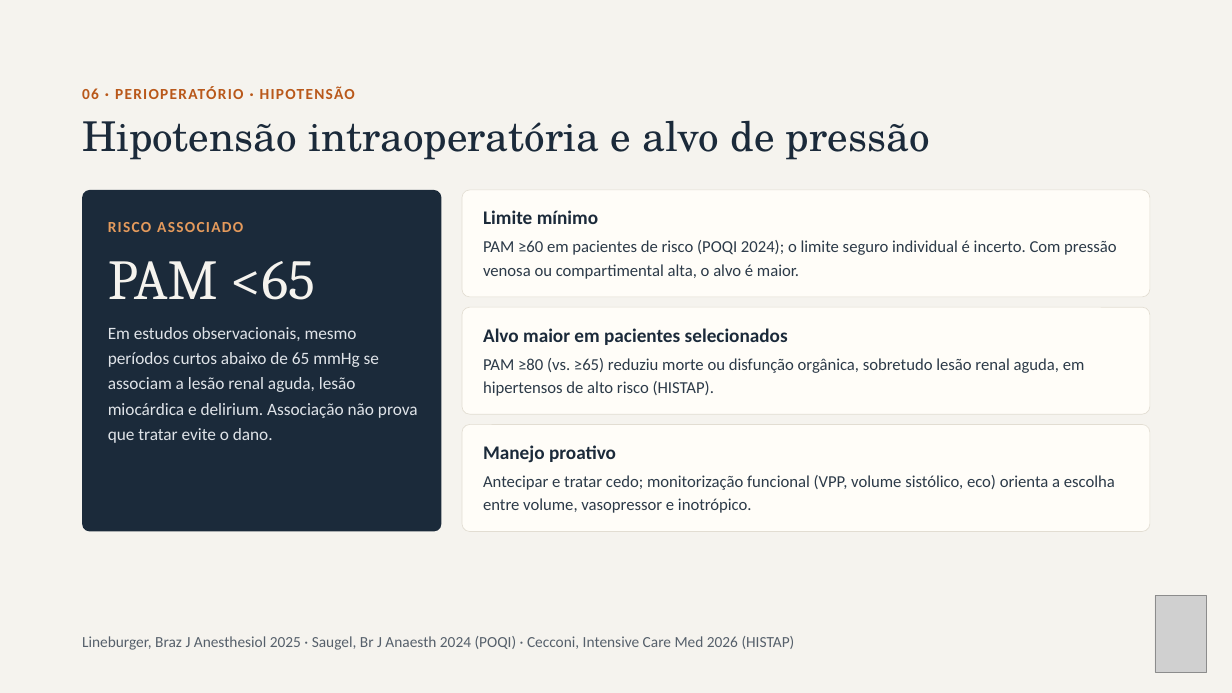
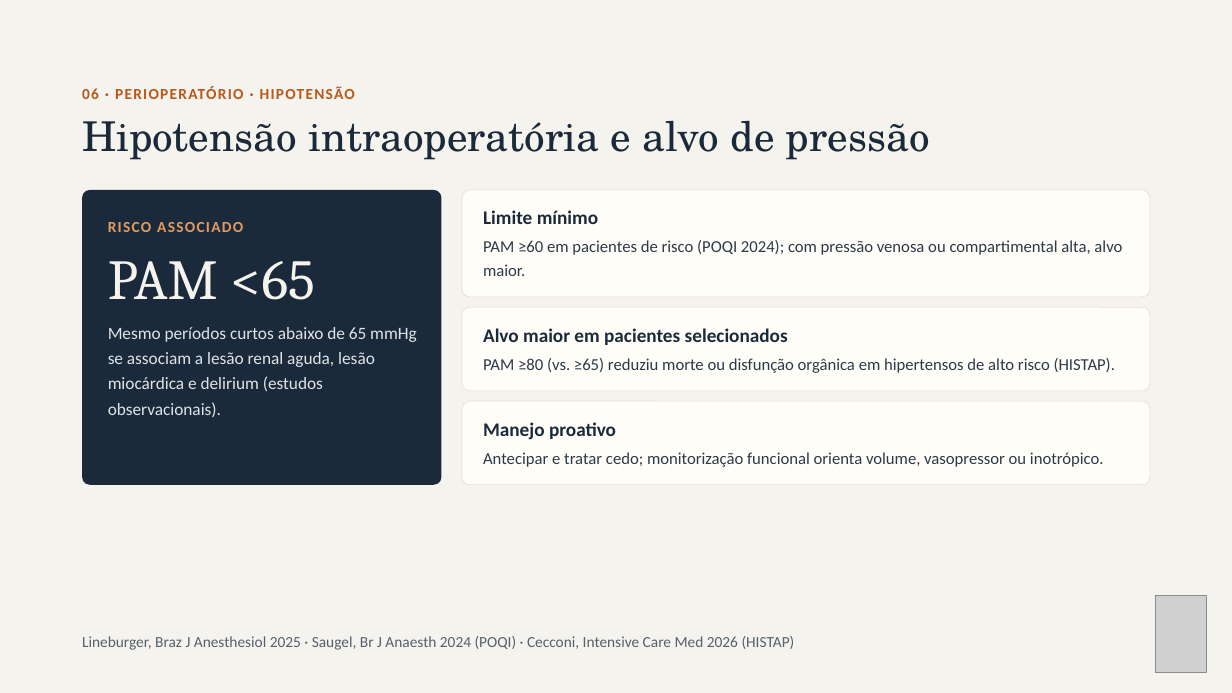
Before and after one commit to brunomoraesdubois-bit/Bruno, a slide deck: slide 17 of apresentacao/Aminas_Vasoativas.pptx (slide 18 before the commit). Drawn at 1232x693 pixels with LibreOffice and Linux fonts; fonts in the diff are those of the drawing; grey boxes stand for pictures. Boxes give left, top, right and bottom in pixels: in the first picture for what was removed or moved away, otherwise in the second. Text is boxed around its words. In the diff, an @@ line names an element or a change of style, - is before the commit and + after.

```diff
--- a/apresentacao/Aminas_Vasoativas.pptx
+++ b/apresentacao/Aminas_Vasoativas.pptx
@@ rounded rectangle: place and size @@
-rounded rectangle at bbox=[82, 190, 442, 532]
+rounded rectangle at bbox=[82, 190, 442, 485]
@@ text at bbox=[483, 240, 1122, 276]: text changed @@
-PAM ≥60 em pacientes de risco (POQI 2024); o limite seguro individual é incerto. Com pressão venosa ou compartimental alta, o alvo é maior.
+PAM ≥60 em pacientes de risco (POQI 2024); com pressão venosa ou compartimental alta, alvo maior.
@@ text at bbox=[108, 327, 416, 417]: text changed @@
-Em estudos observacionais, mesmo períodos curtos abaixo de 65 mmHg se associam a lesão renal aguda, lesão miocárdica e delirium. Associação não prova que tratar evite o dano.
+Mesmo períodos curtos abaixo de 65 mmHg se associam a lesão renal aguda, lesão miocárdica e delirium (estudos observacionais).
@@ rounded rectangle: place and size @@
-rounded rectangle at bbox=[462, 307, 1150, 414]
+rounded rectangle at bbox=[462, 307, 1150, 391]
@@ text at bbox=[483, 358, 1115, 373]: text changed @@
-PAM ≥80 (vs. ≥65) reduziu morte ou disfunção orgânica, sobretudo lesão renal aguda, em hipertensos de alto risco (HISTAP).
+PAM ≥80 (vs. ≥65) reduziu morte ou disfunção orgânica em hipertensos de alto risco (HISTAP).
@@ proportions changed in 3 elements at bbox=[462, 307, 1150, 391], bbox=[82, 190, 442, 485], bbox=[462, 401, 1150, 485] @@
@@ rounded rectangle: place and size @@
-rounded rectangle at bbox=[462, 424, 1150, 531]
+rounded rectangle at bbox=[462, 401, 1150, 485]
@@ text "Manejo proativo": place and size @@
-text "Manejo proativo" at bbox=[483, 445, 616, 463]
+text "Manejo proativo" at bbox=[483, 422, 616, 440]
@@ text at bbox=[483, 452, 1104, 467]: text changed @@
-Antecipar e tratar cedo; monitorização funcional (VPP, volume sistólico, eco) orienta a escolha entre volume, vasopressor e inotrópico.
+Antecipar e tratar cedo; monitorização funcional orienta volume, vasopressor ou inotrópico.
```
Also in this commit, not shown: 16 other slides changed, 26 other files.
